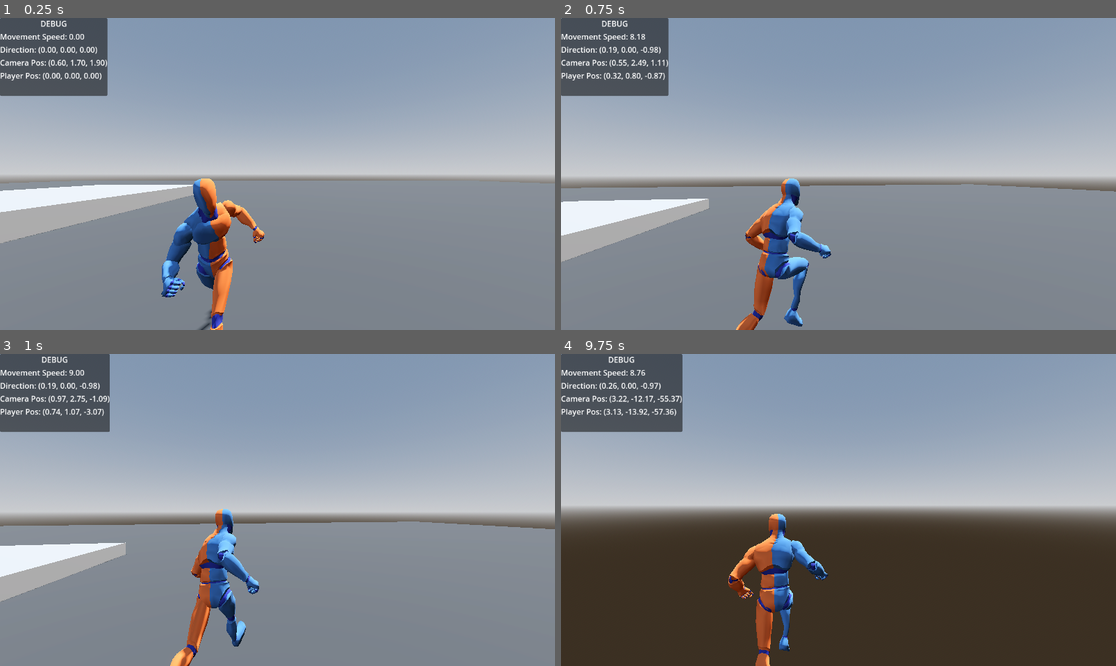
Above: before the commit, frames 1-4 (two rows, left to right).
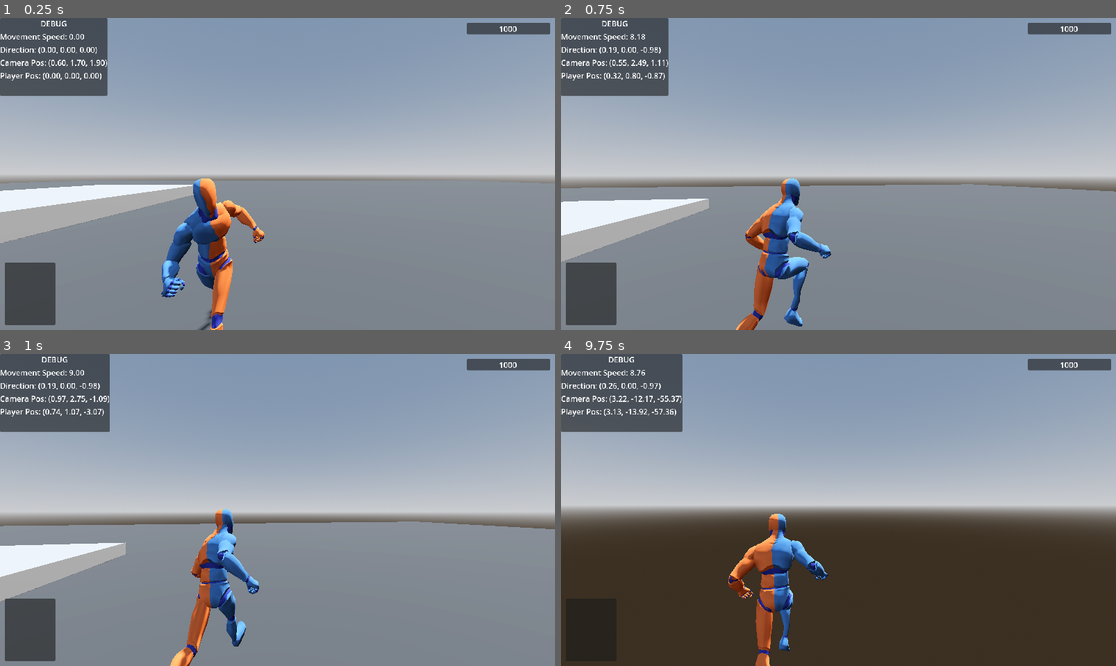
Above: after the commit, the same moments.

Repository: erdospeet11/actioncombat
Game: Godot game, scene res://main.tscn
Two runs of this game, one before a commit and one after it. Both use one fixed random seed, a clock stepped at 60 frames per second and the inputs below.
Inputs (mouse positions are in pixels of both pictures, inside the frame that each line leads up to):
- Up to frame 1 (0.25 s): no input
- Up to frame 2 (0.75 s): tap Enter (ui_accept) at 0.5 s; move the mouse to (866, 174) at 0.52 s; hold W (forward) from 0.53 s (still down); hold Shift (sprint) from 0.53 s (still down)
- Up to frame 3 (1 s): keep holding W (forward); keep holding Shift (sprint); tap Enter (ui_accept) at 0.77 s
- Up to frame 4 (9.75 s): move the mouse to (810, 510) at 1.27 s; release Shift (sprint) at 1.28 s; tap Shift (sprint) every 1.5 s from 1.35 to 8.85 s; tap Enter (ui_accept) at 1.52, 3.02, 3.77, 4.52, 6.02, 6.77, 7.52, 9.02 s; move the mouse to (849, 503) at 2.02 s; hold Shift (sprint) 2.03-2.78 s; move the mouse to (832, 516) at 2.77 s; move the mouse to (877, 513) at 3.52 s; hold Shift (sprint) 3.53-4.28 s; move the mouse to (794, 506) at 4.27 s; move the mouse to (844, 510) at 5.02 s; hold Shift (sprint) 5.03-5.78 s; move the mouse to (816, 503) at 5.77 s; release W (forward) at 5.78 s; hold D (right) 5.78-6.53 s; move the mouse to (866, 510) at 6.52 s; hold Shift (sprint) 6.53-7.28 s; hold W (forward) 6.53-8.78 s; move the mouse to (810, 510) at 7.27 s; move the mouse to (849, 503) at 8.02 s; hold Shift (sprint) 8.03-8.78 s; move the mouse to (832, 516) at 8.77 s; hold A (left) 8.78-9.53 s; move the mouse to (877, 513) at 9.52 s; hold W (forward) from 9.53 s (still down); hold Shift (sprint) from 9.53 s (still down)

The runs differ from the first frame. In frame 1, 2.8% of the frame differs, in the area x 0-100%, y 0-99%; in frame 2, 2.8%; in frame 3, 2.8%; in frame 4, 1.0%.

Commit message:
feat: Introduce a generic StateMachine, add debug, currency, and weapon display UI, and adjust canvas texture filtering.

Diff:
--- /dev/null
+++ b/debug_canvas_layer.gd
@@ -0,0 +1,11 @@
+extends CanvasLayer
+
+func _input(event: InputEvent) -> void:
+	if event is InputEventKey and event.pressed and not event.echo and event.keycode == KEY_F1:
+		$Panel.visible = not $Panel.visible
+
+func _ready() -> void:
+	pass
+
+func _process(delta: float) -> void:
+	pass
--- a/project.godot
+++ b/project.godot
@@ -45,5 +45,6 @@
 
 [rendering]
 
+textures/canvas_textures/default_texture_filter=0
 anti_aliasing/quality/msaa_3d=2
 anti_aliasing/quality/use_taa=true
--- /dev/null
+++ b/state_machine.gd
@@ -0,0 +1,77 @@
+class_name StateMachine
+extends Node
+
+"""
+1. Scene Structure
+Since your Enemy is likely a CharacterBody3D (physics object) and the StateMachine extends Node, you cannot attach the state machine script directly to the Enemy root.
+
+Add a Node as a child of your Enemy.
+Name it EnemyBrain or StateMachine.
+Attach a new script to this child node (e.g., enemy_ai.gd).
+2. Script Setup (enemy_ai.gd)
+In your new script, you need to extend the StateMachine class instead of Node.
+
+Extend: extends StateMachine
+Reference the Enemy: Create an @export or @onready variable to hold a reference to the parent Enemy node (the CharacterBody3D). You will need this to move the enemy or play animations.
+Define States: Create an enum called States with values like Idle, Patrol, Chase, Attack.
+Initialize: In _ready(), call set_state_enum(States) and start the machine with set_state(States.Idle).
+3. Implement State Logic
+Define the behavior for each state using the naming convention _state_name_method.
+
+Idle: Define _idle_enter() to play an idle animation. Define _idle_update(delta) to check if the player is close; if so, call set_state(States.Chase).
+Chase: Define _chase_fixed_update(delta) to move the parent Enemy towards the player using move_and_slide().
+Attack: Define _attack_enter() to deal damage and play an animation.
+"""
+
+
+@export var update: bool = true ## Wether or not to update the StateMachine
+
+var state: int ## Integer to the state_id in the state_enum
+var state_id: String ## String ID to the integer state in the state_enum
+var state_enum: Dictionary ## Keys and Values for Integer and String based IDS
+
+var input_ref: Callable ## Reduces Method lookup upon InputEvent
+var update_ref: Callable ## Reduces Method lookup every frame
+var fixed_update_ref: Callable ## Reduces Method lookup every physics frame
+
+func _input(event: InputEvent):
+	if update and input_ref.is_valid():
+		input_ref.call(event)
+
+func _physics_process(delta: float) -> void:
+	if update and fixed_update_ref.is_valid():
+		fixed_update_ref.call(delta)
+
+func _process(delta: float) -> void:
+	# Update Current State
+	if update and update_ref.is_valid():
+		update_ref.call(delta)
+
+## Stores the enum for ID lookup
+func set_state_enum(state_enum: Dictionary):
+	self.state_enum = state_enum
+
+## Sets the current state, calling proper Exit/Enter states
+func set_state(new_state):
+	if state_enum == null:
+		return
+
+	# Exit State
+	_call_check("_" + state_id + "_exit")
+
+	# Load new_state
+	state = new_state
+	state_id = state_enum.keys()[state].to_lower()
+	_call_check("_" + state_id + "_enter")
+
+	# Method Retrieving
+	update_ref = Callable(self, "_" + state_id + "_update")
+	fixed_update_ref = Callable(self, "_" + state_id + "_fixed_update")
+	input_ref = Callable(self, "_" + state_id + "_input")
+
+# Does null checking
+func _call_check(method: String):
+	# Null Check
+	if not has_method(method) or state_id == null:
+		return false
+	call(method)
--- a/third_player.tscn
+++ b/third_player.tscn
@@ -1,7 +1,8 @@
-[gd_scene load_steps=4 format=3 uid="uid://c3pj2c160gtv8"]
+[gd_scene load_steps=5 format=3 uid="uid://c3pj2c160gtv8"]
 
 [ext_resource type="Script" uid="uid://dckqg6f37b0q4" path="res://third_player.gd" id="1_8b8sf"]
 [ext_resource type="PackedScene" uid="uid://cj2ly5jodu5h2" path="res://exported-model.glb" id="1_sedoy"]
+[ext_resource type="Script" uid="uid://cc7kf4oec8gk7" path="res://debug_canvas_layer.gd" id="3_wej5b"]
 
 [sub_resource type="CapsuleShape3D" id="CapsuleShape3D_8b8sf"]
 
@@ -79,6 +80,7 @@
 [node name="Camera3D" type="Camera3D" parent="Node3D/SpringArm3D"]
 
 [node name="DebugCanvasLayer" type="CanvasLayer" parent="."]
+script = ExtResource("3_wej5b")
 
 [node name="Panel" type="PanelContainer" parent="DebugCanvasLayer"]
 offset_right = 180.0
@@ -108,4 +110,53 @@
 layout_mode = 2
 text = "Player Transform: (0, 0, 0)"
 
+[node name="CurrencyCanvasLayer" type="CanvasLayer" parent="."]
+
+[node name="MarginContainer" type="MarginContainer" parent="CurrencyCanvasLayer"]
+anchors_preset = 1
+anchor_left = 1.0
+anchor_right = 1.0
+offset_left = -193.0
+offset_bottom = 44.0
+grow_horizontal = 0
+theme_override_constants/margin_left = 10
+theme_override_constants/margin_top = 10
+theme_override_constants/margin_right = 10
+theme_override_constants/margin_bottom = 10
+
+[node name="Panel" type="Panel" parent="CurrencyCanvasLayer/MarginContainer"]
+layout_mode = 2
+
+[node name="Label" type="Label" parent="CurrencyCanvasLayer/MarginContainer/Panel"]
+layout_mode = 1
+anchors_preset = 8
+anchor_left = 0.5
+anchor_top = 0.5
+anchor_right = 0.5
+anchor_bottom = 0.5
+offset_left = -20.0
+offset_top = -11.5
+offset_right = 20.0
+offset_bottom = 11.5
+grow_horizontal = 2
+grow_vertical = 2
+text = "1000"
+
+[node name="WeaponContainerCanvasLayer" type="CanvasLayer" parent="."]
+
+[node name="MarginContainer" type="MarginContainer" parent="WeaponContainerCanvasLayer"]
+anchors_preset = 2
+anchor_top = 1.0
+anchor_bottom = 1.0
+offset_top = -150.0
+offset_right = 125.0
+grow_vertical = 0
+theme_override_constants/margin_left = 10
+theme_override_constants/margin_top = 10
+theme_override_constants/margin_right = 10
+theme_override_constants/margin_bottom = 10
+
+[node name="Panel" type="Panel" parent="WeaponContainerCanvasLayer/MarginContainer"]
+layout_mode = 2
+
 [editable path="exported-model"]
Not shown, added: debug_canvas_layer.gd.uid
Not shown, added: state_machine.gd.uid
Not shown, changed: TODO.Md
